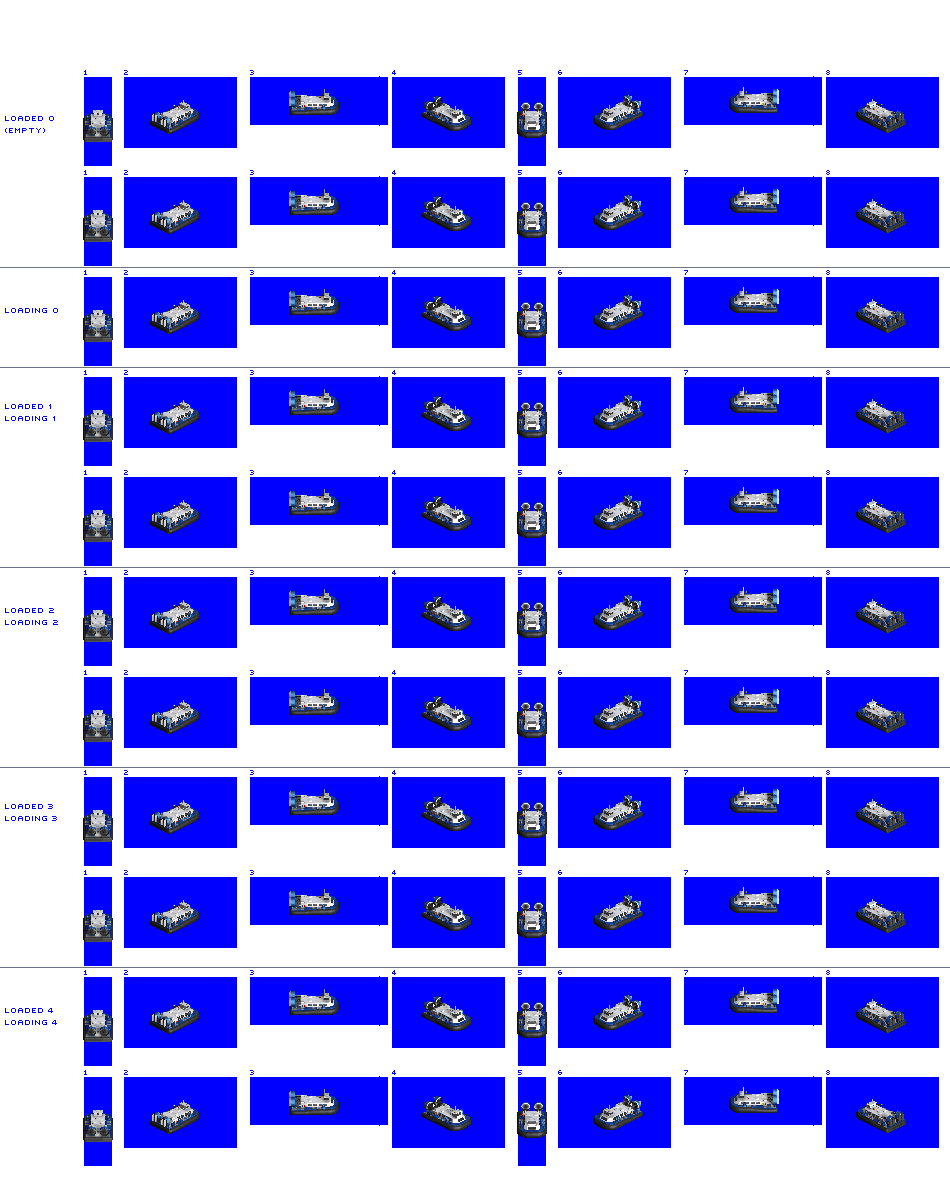
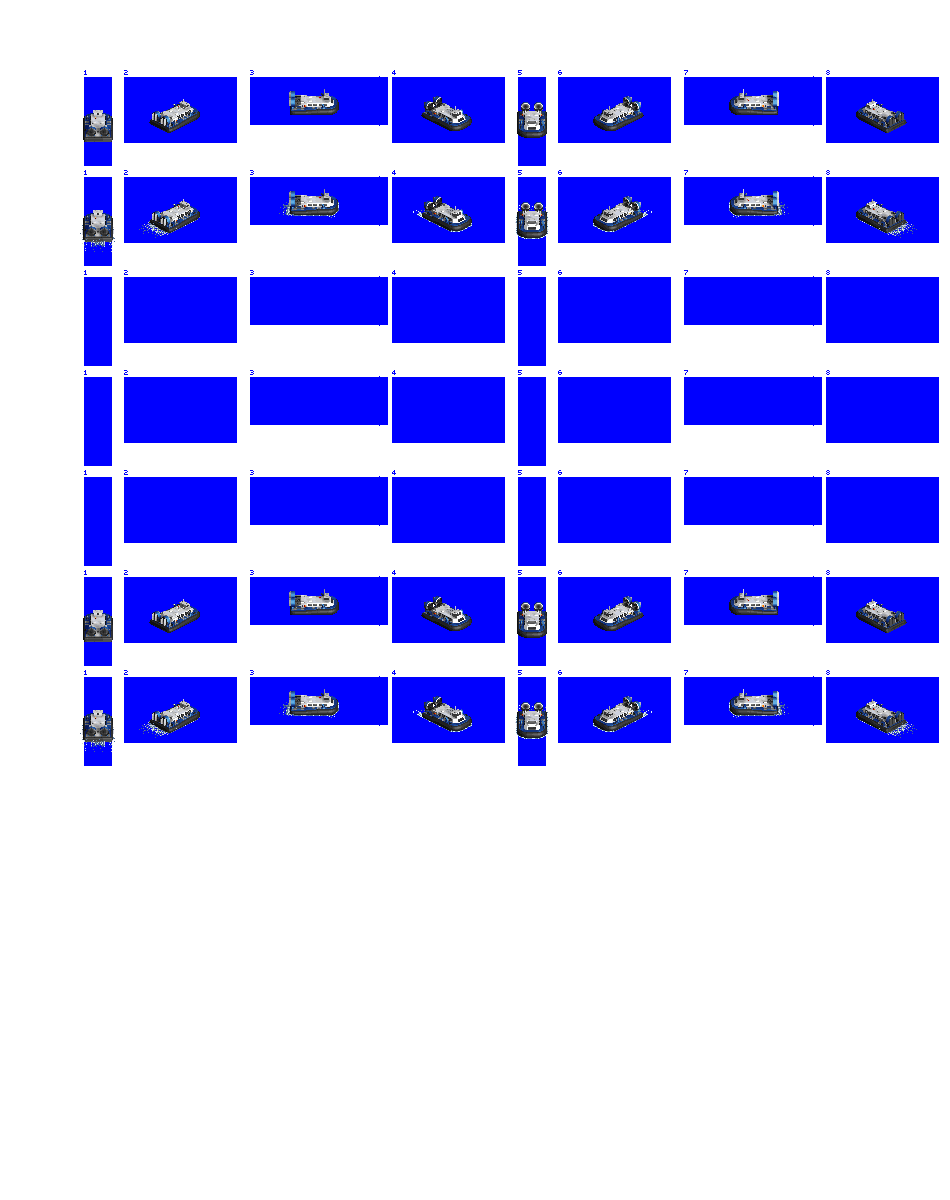
Comparing the layer stacks of the two w=950, h=1200 images. Changes:
showed "prop / bow wash", painted on it over [80, 198, 917, 1144]
renamed "Layer 1" to "pikka zep", painted on it over [83, 87, 907, 1142]
renamed "hovercraft pax large" to "Layer 2", showed it, painted on it over [0, 87, 950, 1143]
removed layer "blue_bg" over [0, 87, 950, 1166]
